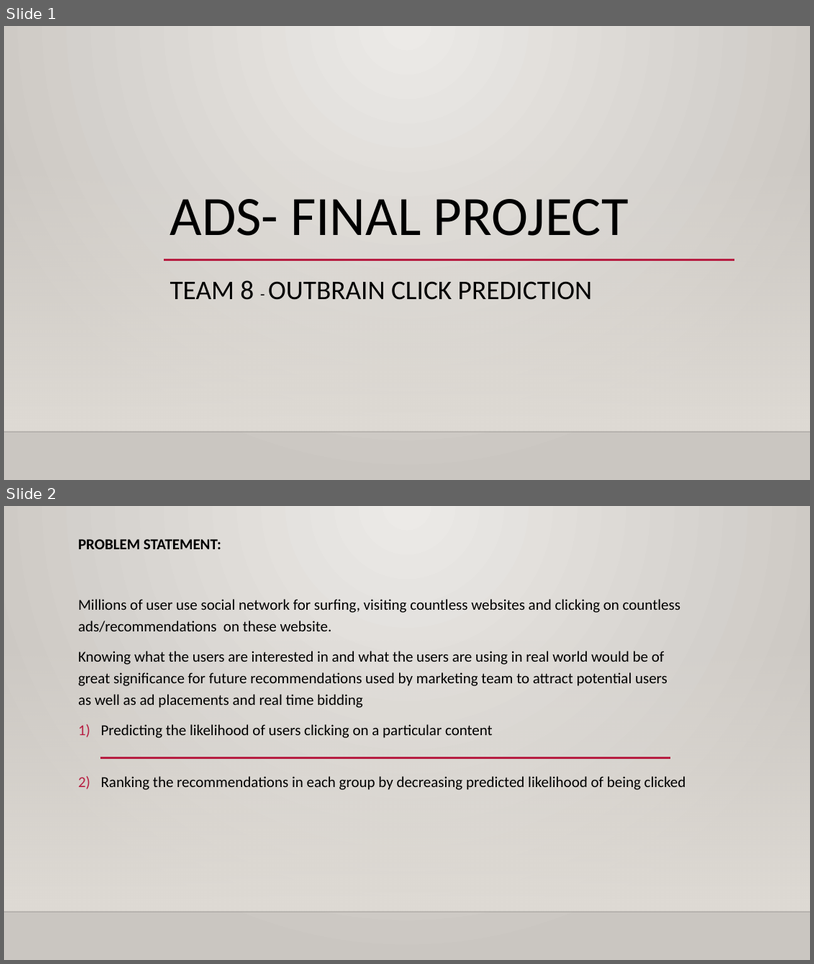
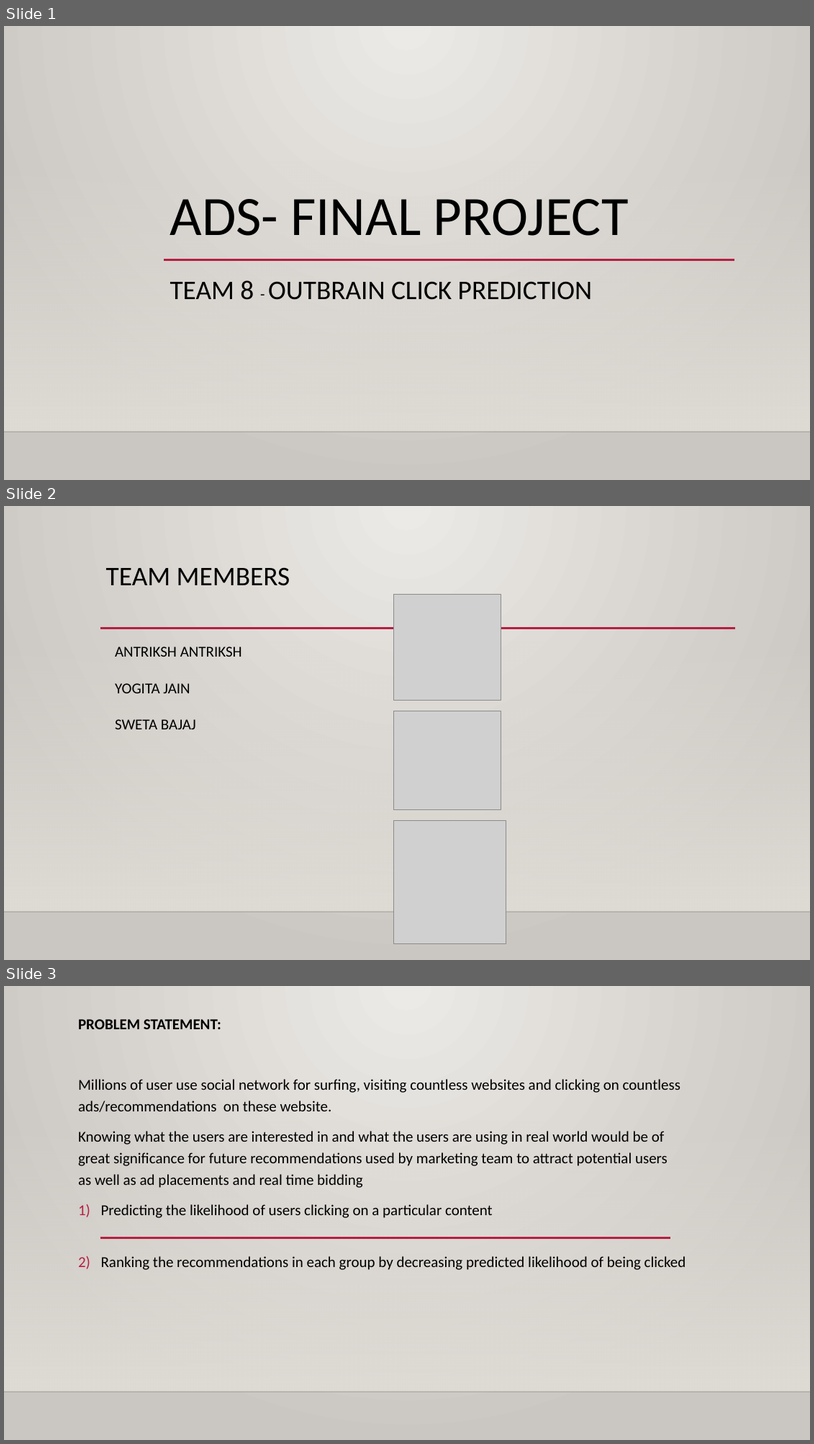
Before and after one commit to bajajsweta/Outbrain-Click-Prediction, a slide deck: ADS_Final_Project_Team8.pptx. Shown one above the other, each under a label of ours: slides 1 and 2 before the commit, slides 1, 2 and 3 after it. The pictures are 814x964 and 814x1444 pixels, drawn with LibreOffice and Linux fonts; fonts in the diff are those of the drawing; grey boxes stand for pictures; background and template pictures are left out. Boxes give left, top, right and bottom in pixels: in the first picture for what was removed or moved away, otherwise in the second. Text is boxed around its words. In the diff, an @@ line names an element or a change of style, - is before the commit and + after.

```diff
--- a/ADS_Final_Project_Team8.pptx
+++ b/ADS_Final_Project_Team8.pptx
@@ slide 2 added at bbox=[4, 506, 810, 960], background gradient #ECEAE7 to #CAC7C1; not listed: 2 template elements that a slide beside it also shows @@
@@ title added at bbox=[106, 568, 291, 586], 32 pt, text #000000 @@
+TEAM MEMBERS
@@ picture added at bbox=[394, 594, 502, 700] @@
@@ line added from (100, 628) to (736, 628), #B71E42 2.5 pt @@
@@ text added at bbox=[115, 646, 242, 729], 18 pt, text #000000 @@
+ANTRIKSH ANTRIKSH
+YOGITA JAIN
+SWETA BAJAJ
@@ picture added at bbox=[394, 711, 502, 811] @@
@@ picture added at bbox=[394, 820, 507, 943] @@
@@ what was slide 2 is now slide 3 @@
```
